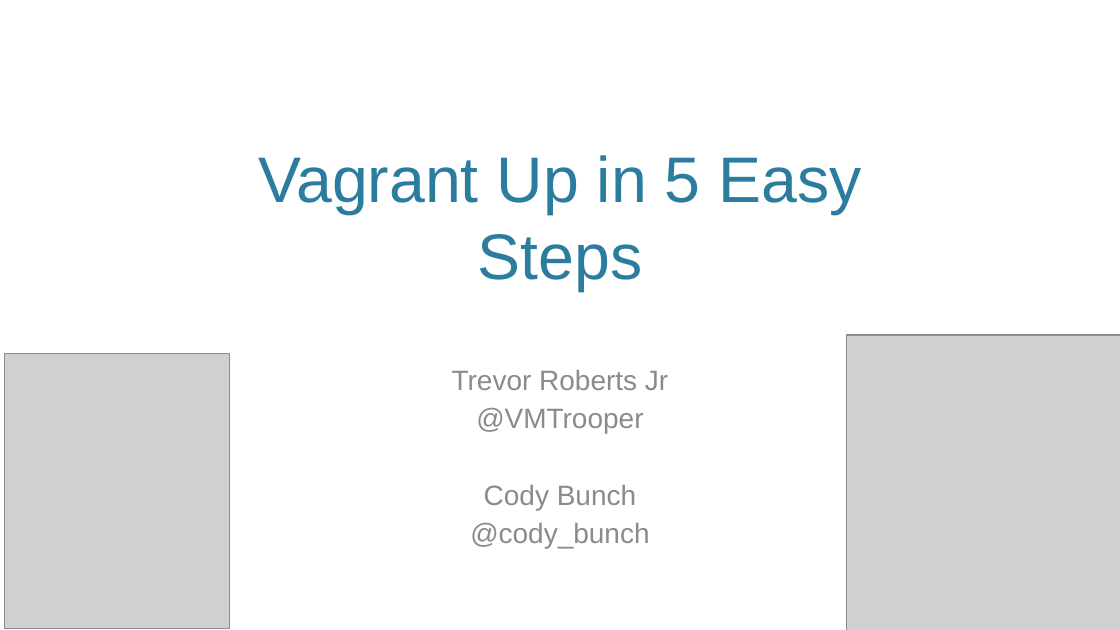
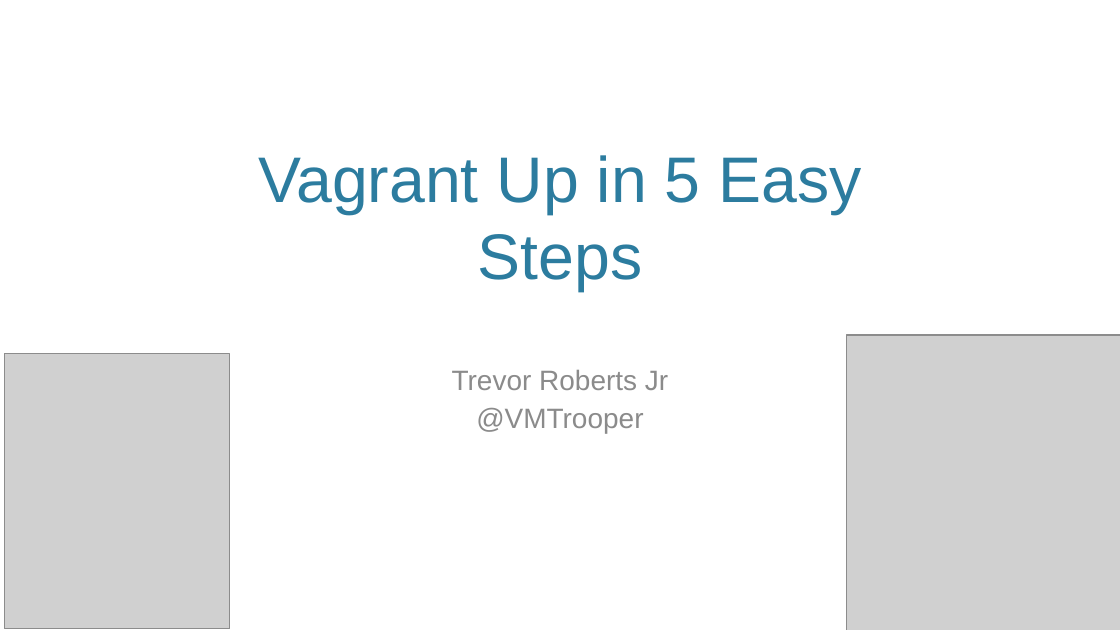
Before and after one commit to VMTrooper/VagrantBrownBag, a slide deck: slide 1 of Vagrant.pptx. Drawn at 1120x630 pixels with LibreOffice and Linux fonts; fonts in the diff are those of the drawing; grey boxes stand for pictures; background and template pictures are left out. Boxes give left, top, right and bottom in pixels: in the first picture for what was removed or moved away, otherwise in the second. Text is boxed around its words. In the diff, an @@ line names an element or a change of style, - is before the commit and + after.

Commit message:
Clean up to match latest Vagrant syntax.  Plus, presentation now en PDF for non-Microsoft folks

```diff
--- a/Vagrant.pptx
+++ b/Vagrant.pptx
@@ subtitle at [470,485,649,548]: paragraphs removed @@
-Cody Bunch
-@cody_bunch
```
Also in this commit, not shown: 8 other slides changed, 1 slide added, 7 other files.
